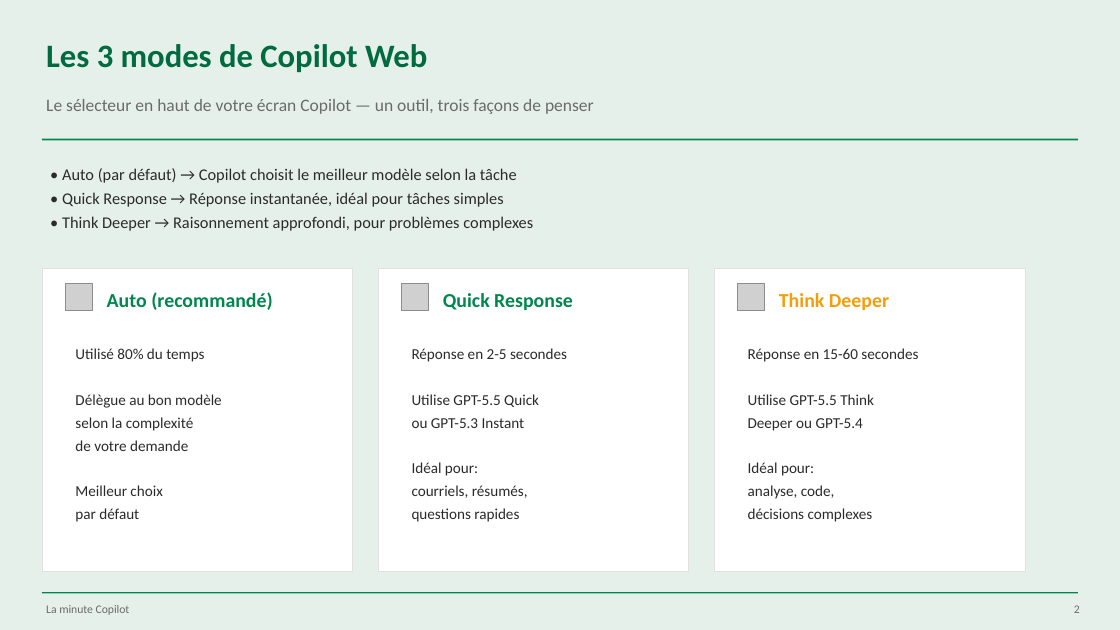
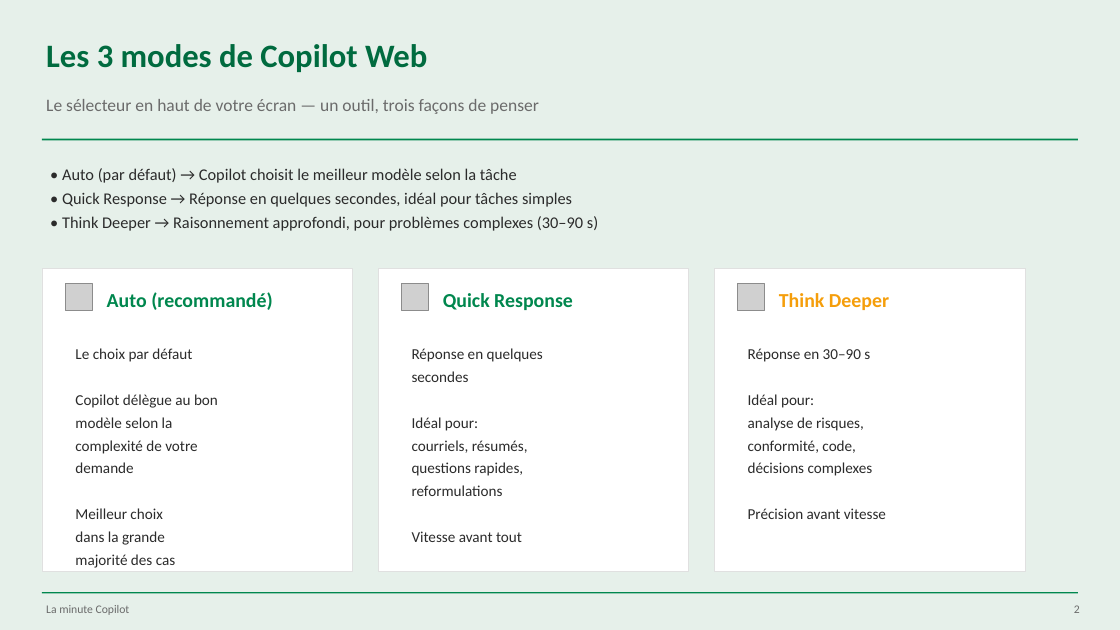
Before and after one commit to martinfou/la-minute-copilot, a slide deck: slide 2 of presentations/La_Minute_Copilot_Modeles.pptx. Drawn at 1120x630 pixels with LibreOffice and Linux fonts; fonts in the diff are those of the drawing; grey boxes stand for pictures. Boxes give left, top, right and bottom in pixels: in the first picture for what was removed or moved away, otherwise in the second. Text is boxed around its words. In the diff, an @@ line names an element or a change of style, - is before the commit and + after.

```diff
--- a/presentations/La_Minute_Copilot_Modeles.pptx
+++ b/presentations/La_Minute_Copilot_Modeles.pptx
@@ text at <box>46,99,539,114</box>: text changed @@
-Le sélecteur en haut de votre écran Copilot — un outil, trois façons de penser
+Le sélecteur en haut de votre écran — un outil, trois façons de penser
@@ text at <box>62,192,598,231</box>: text changed @@
-• Quick Response → Réponse instantanée, idéal pour tâches simples
-• Think Deeper → Raisonnement approfondi, pour problèmes complexes
+• Quick Response → Réponse en quelques secondes, idéal pour tâches simples
+• Think Deeper → Raisonnement approfondi, pour problèmes complexes (30–90 s)
@@ text at <box>75,348,218,473</box>: text changed @@
-Utilisé 80% du temps
-Délègue au bon modèle
-selon la complexité
-de votre demande
+Le choix par défaut
+Copilot délègue au bon
+modèle selon la
+complexité de votre
+demande
@@ text at <box>412,348,543,382</box>: text changed @@
-Réponse en 2-5 secondes
-Utilise GPT-5.5 Quick
-ou GPT-5.3 Instant
+Réponse en quelques
+secondes
@@ text at <box>748,348,870,362</box>: text changed @@
-Réponse en 15-60 secondes
-Utilise GPT-5.5 Think
-Deeper ou GPT-5.4
+Réponse en 30–90 s
@@ text at <box>748,417,864,453</box>: text changed @@
-analyse, code,
+analyse de risques,
+conformité, code,
@@ text at <box>412,462,523,542</box>: text changed @@
-questions rapides
+questions rapides,
+reformulations
+Vitesse avant tout
@@ text at <box>748,508,886,519</box>: paragraph added @@
+Précision avant vitesse
@@ text at <box>75,531,175,568</box>: text changed @@
-par défaut
+dans la grande
+majorité des cas
```
Also in this commit, not shown: 4 other slides changed, 1 slide removed, 7 other files.
